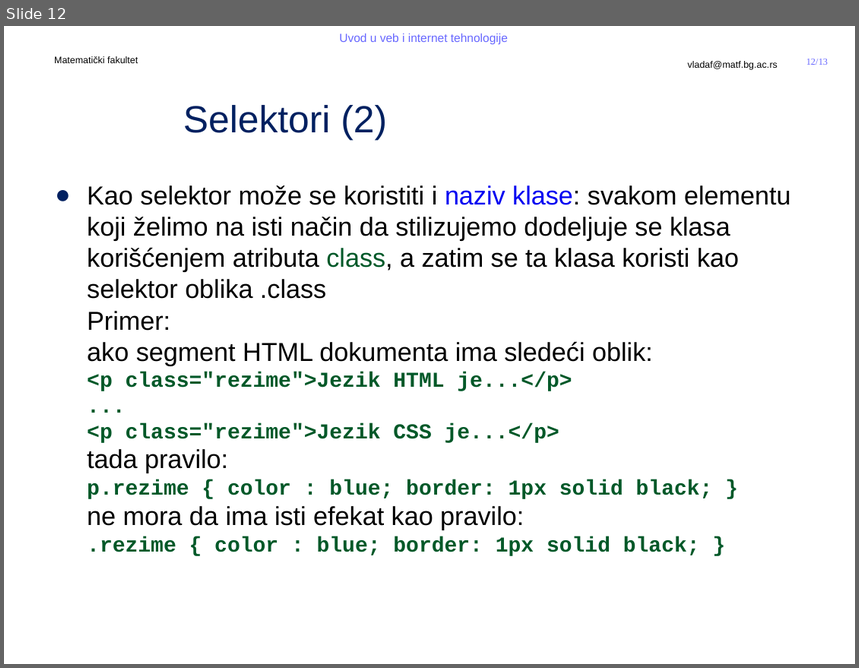
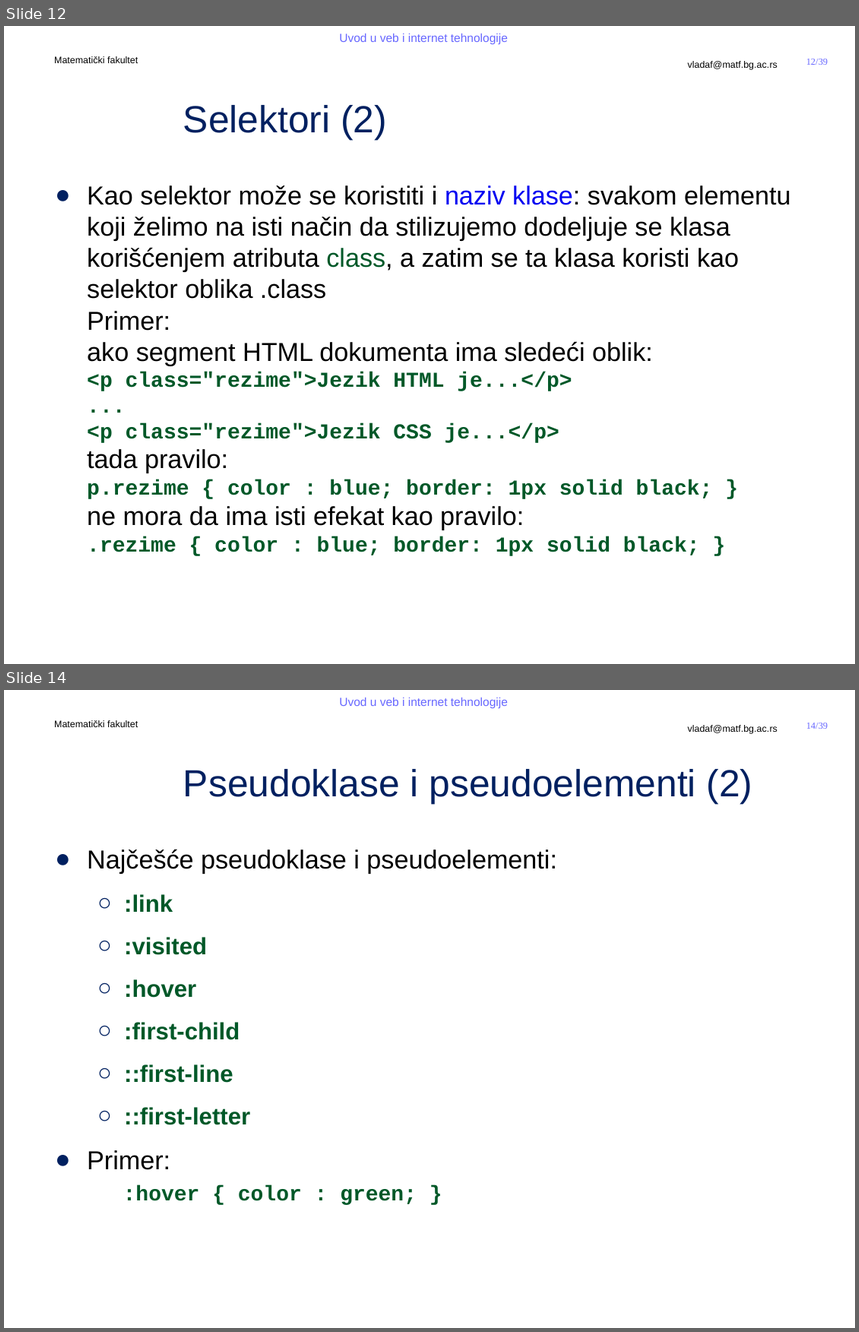
Before and after one commit to MatfUVIT/info, a slide deck: predavanja/prezentacije/UVIT04-01-CSS.pptx. Shown one above the other, each under a label of ours: slide 12 before the commit, slides 12 and 14 after it; the slides between them are not shown. The pictures are 859x668 and 859x1332 pixels, drawn with LibreOffice and Linux fonts; fonts in the diff are those of the drawing; background and template pictures are left out. Boxes give left, top, right and bottom in pixels: in the first picture for what was removed or moved away, otherwise in the second. Text is boxed around its words. In the diff, an @@ line names an element or a change of style, - is before the commit and + after.

```diff
--- a/predavanja/prezentacije/UVIT04-01-CSS.pptx
+++ b/predavanja/prezentacije/UVIT04-01-CSS.pptx
@@ slide 14 added at [4,690,855,1328], background #FFFFFF; not listed: 5 template elements that a slide beside it also shows @@
@@ title added at [183,769,753,804], 32 pt, text #002060 @@
+Pseudoklase i pseudoelementi (2)
@@ text added at [87,849,557,1205], 20 pt, text #005828, bold @@
+● Najčešće pseudoklase i pseudoelementi:
+  ○ :link
+  ○ :visited
+  ○ :hover
+  ○ :first-child
+  ○ ::first-line
+  ○ ::first-letter
+● Primer:
+  :hover { color : green; }
@@ page number at [807,59,828,65]: text changed @@
-12/13
+12/39
```
Also in this commit, not shown: 1 slide changed, 25 other slides added, 3 other files.
